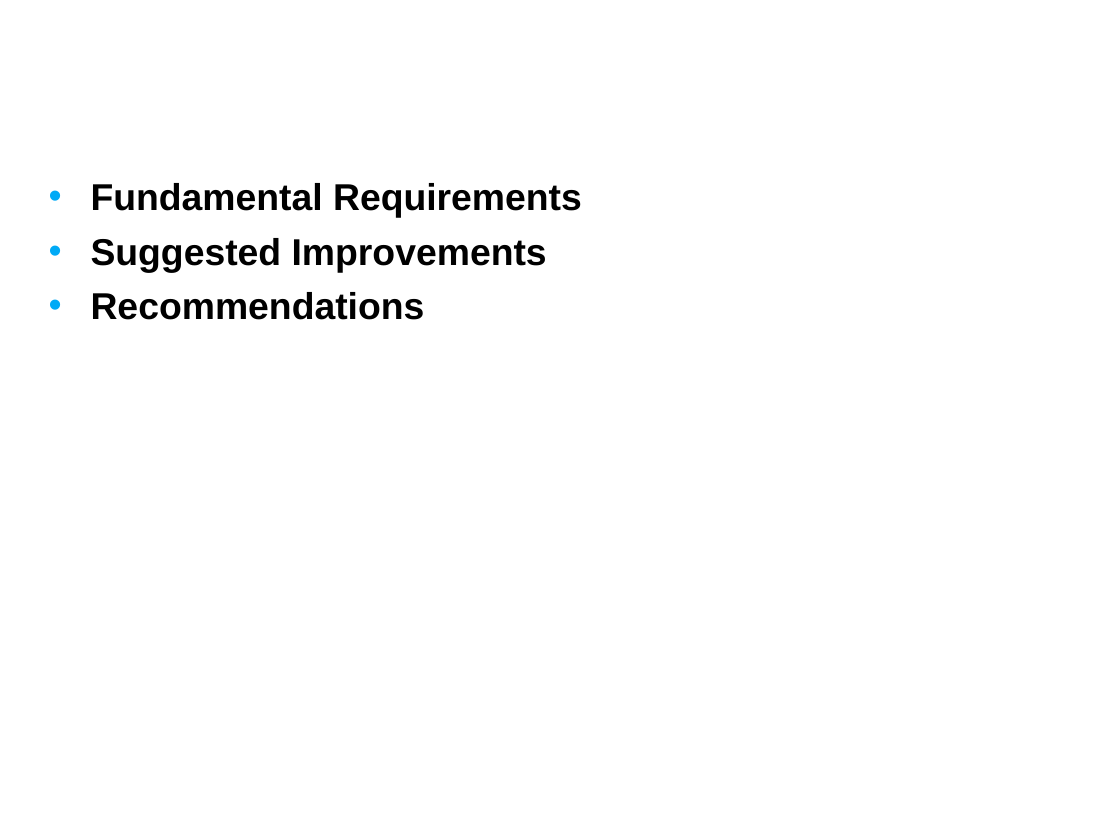
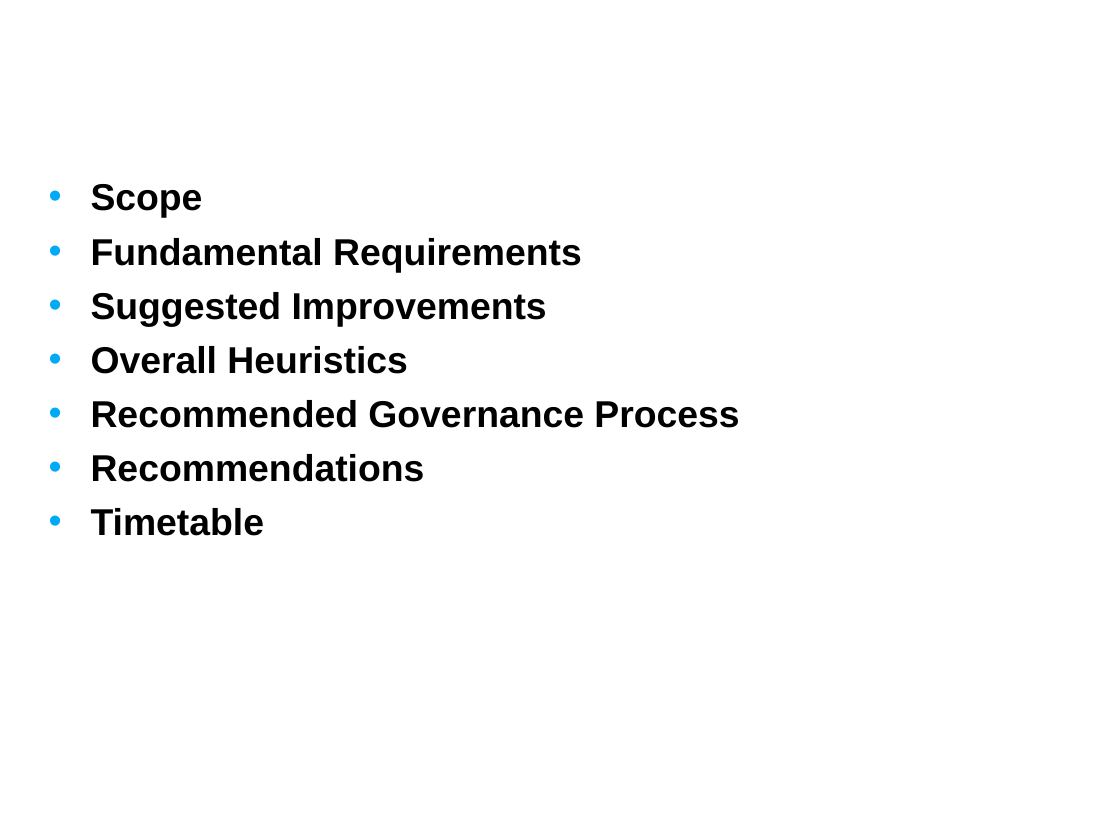
Before and after one commit to NCIP/caarray-docs, a slide deck: slide 2 of environment/references/process_improvement_proposal.ppt. Drawn at 1120x840 pixels with LibreOffice and Linux fonts; fonts in the diff are those of the drawing; background and template pictures are left out. Boxes give left, top, right and bottom in pixels: in the first picture for what was removed or moved away, otherwise in the second. Text is boxed around its words. In the diff, an @@ line names an element or a change of style, - is before the commit and + after.

```diff
--- a/environment/references/process_improvement_proposal.ppt
+++ b/environment/references/process_improvement_proposal.ppt
@@ text at box(91, 184, 203, 218): paragraph added @@
+• Scope
@@ text at box(91, 346, 739, 428): paragraphs added @@
+• Overall Heuristics
+• Recommended Governance Process
@@ text at box(91, 508, 265, 536): paragraph added @@
+• Timetable
```
Also in this commit, not shown: 3 other slides changed, 1 slide added.
